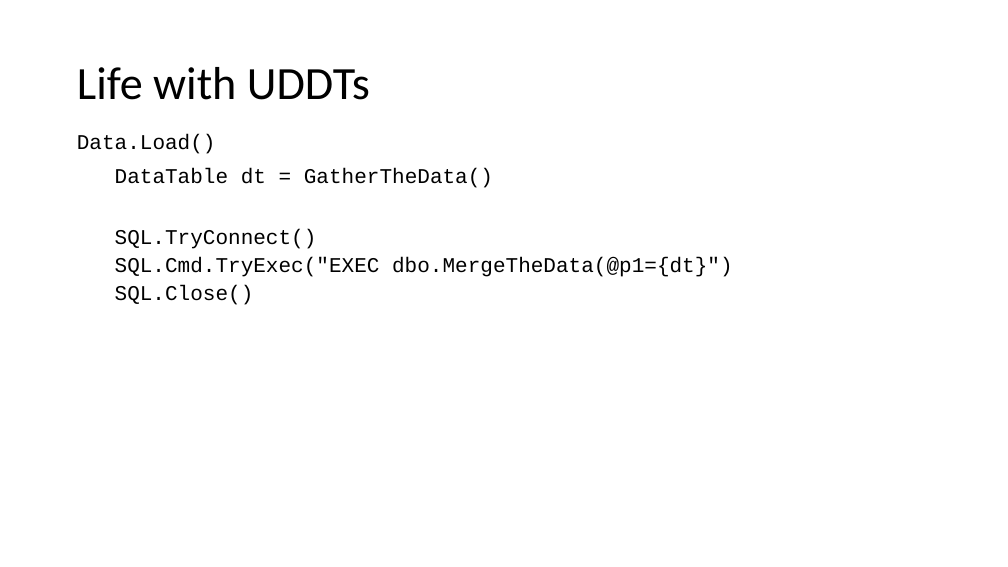
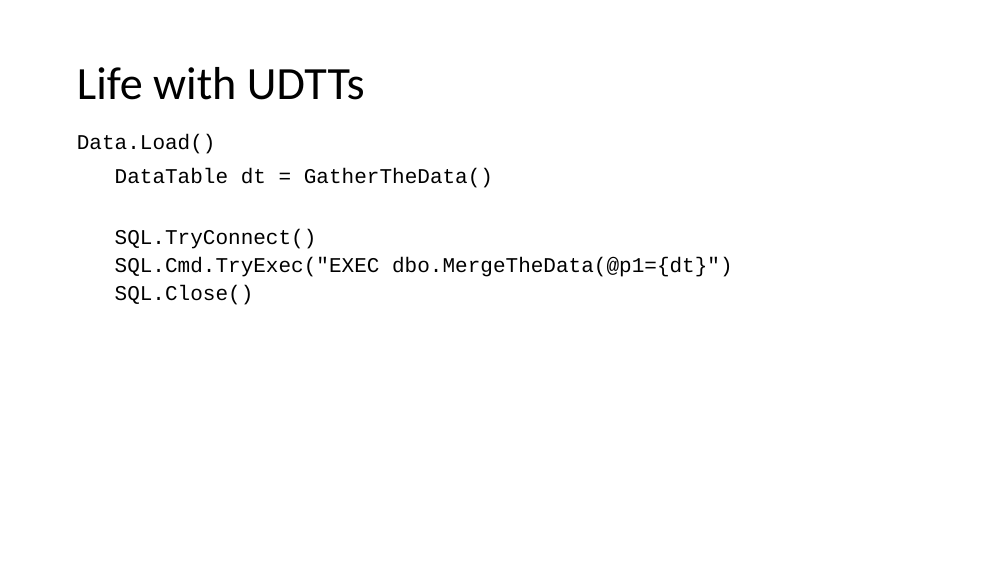
Before and after one commit to jbfoushee/MyPresentations, a slide deck: slide 20 of Datatables_and_Dataframes_to_SQL_Procs/User-defined Table Types.pptx. Drawn at 1008x567 pixels with LibreOffice and Linux fonts; fonts in the diff are those of the drawing. Boxes give left, top, right and bottom in pixels: in the first picture for what was removed or moved away, otherwise in the second. Text is boxed around its words. In the diff, an @@ line names an element or a change of style, - is before the commit and + after.

```diff
--- a/Datatables_and_Dataframes_to_SQL_Procs/User-defined Table Types.pptx
+++ b/Datatables_and_Dataframes_to_SQL_Procs/User-defined Table Types.pptx
@@ title at (77,67,365,100): text changed @@
-Life with UDDTs
+Life with UDTTs
```
Also in this commit, not shown: 11 other slides changed.
